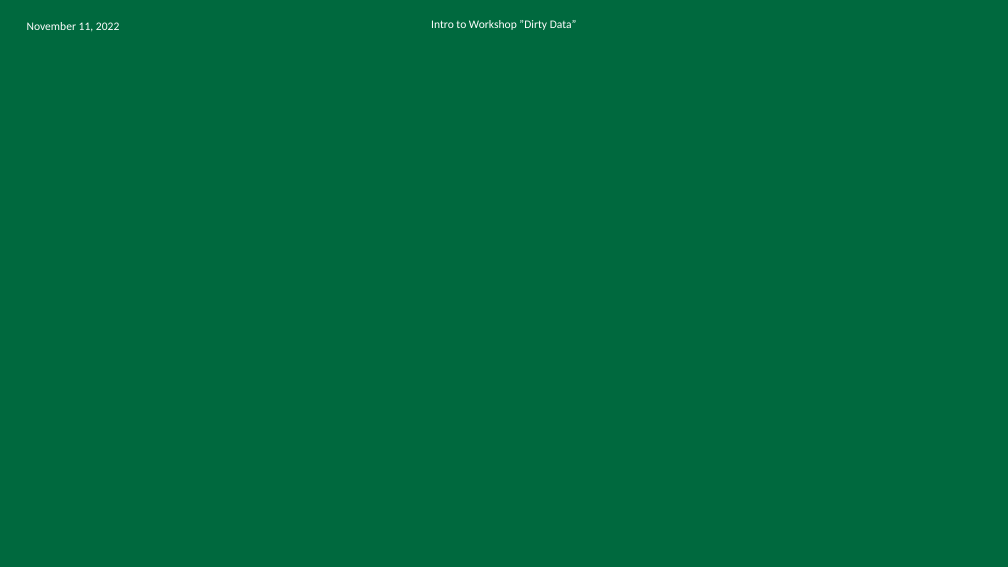
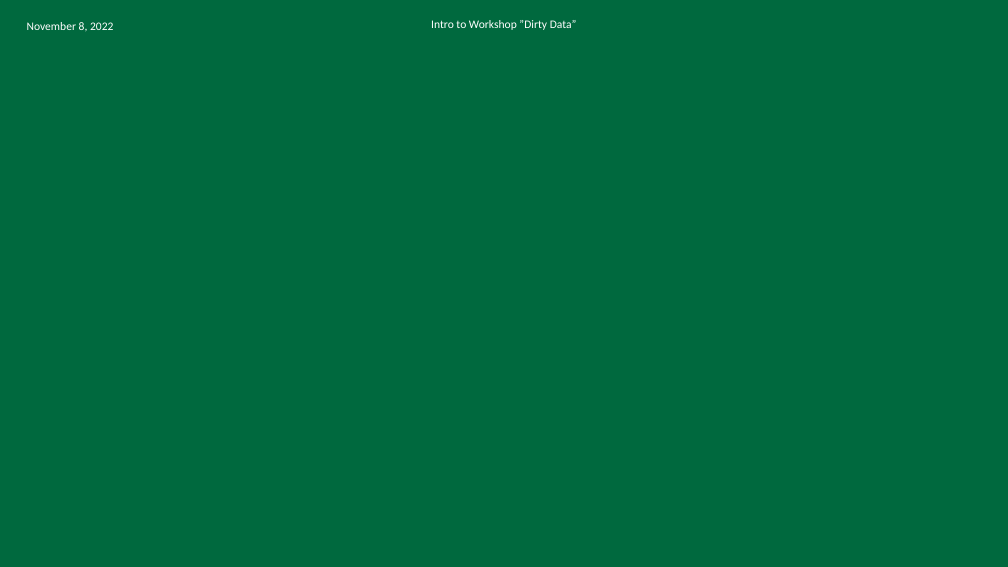
Before and after one commit to Dartmouth-Libraries/dirty-data, a slide deck: slide 1 of Intro/Dirty-Data-Intro.pptx. Drawn at 1008x567 pixels with LibreOffice and Linux fonts; fonts in the diff are those of the drawing; background and template pictures are left out. Boxes give left, top, right and bottom in pixels: in the first picture for what was removed or moved away, otherwise in the second. Text is boxed around its words. In the diff, an @@ line names an element or a change of style, - is before the commit and + after.

Commit message:
updates intro presentation

```diff
--- a/Intro/Dirty-Data-Intro.pptx
+++ b/Intro/Dirty-Data-Intro.pptx
@@ text at [27,22,113,32]: text changed @@
-November 11, 2022
+November 8, 2022
```
